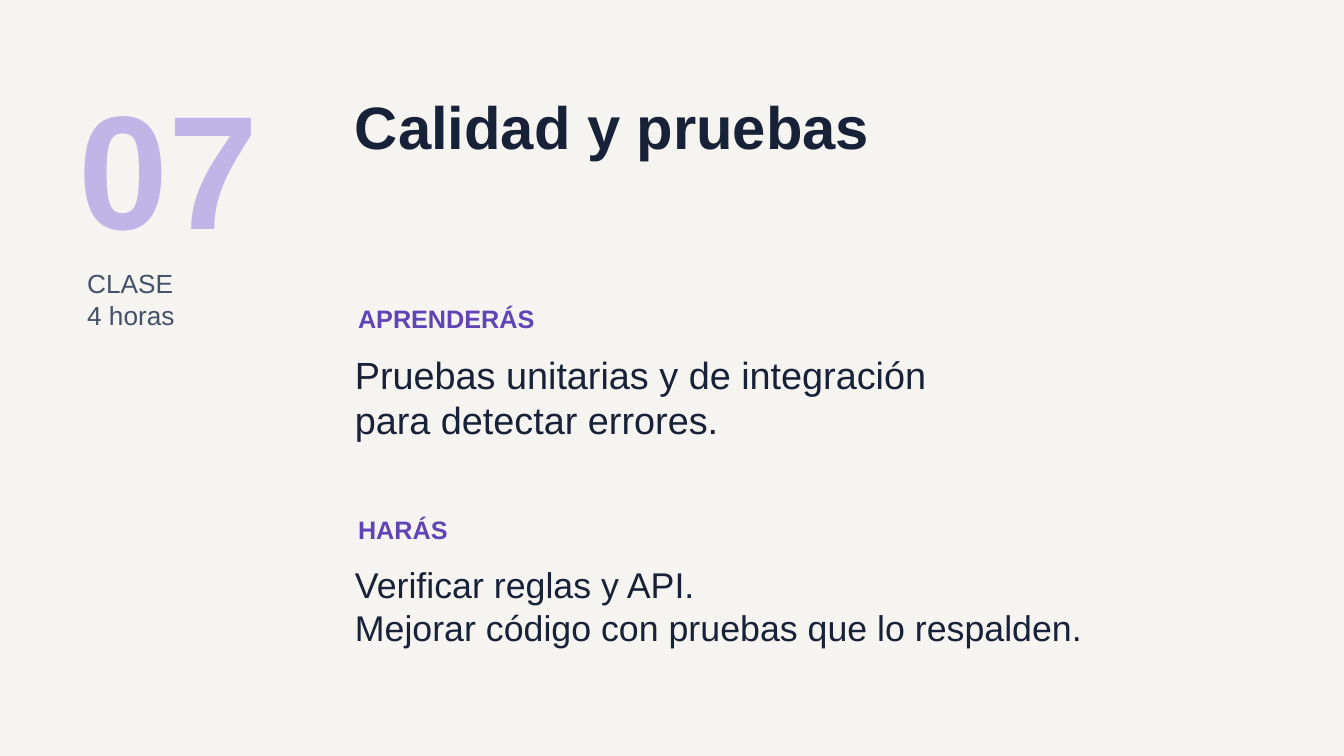
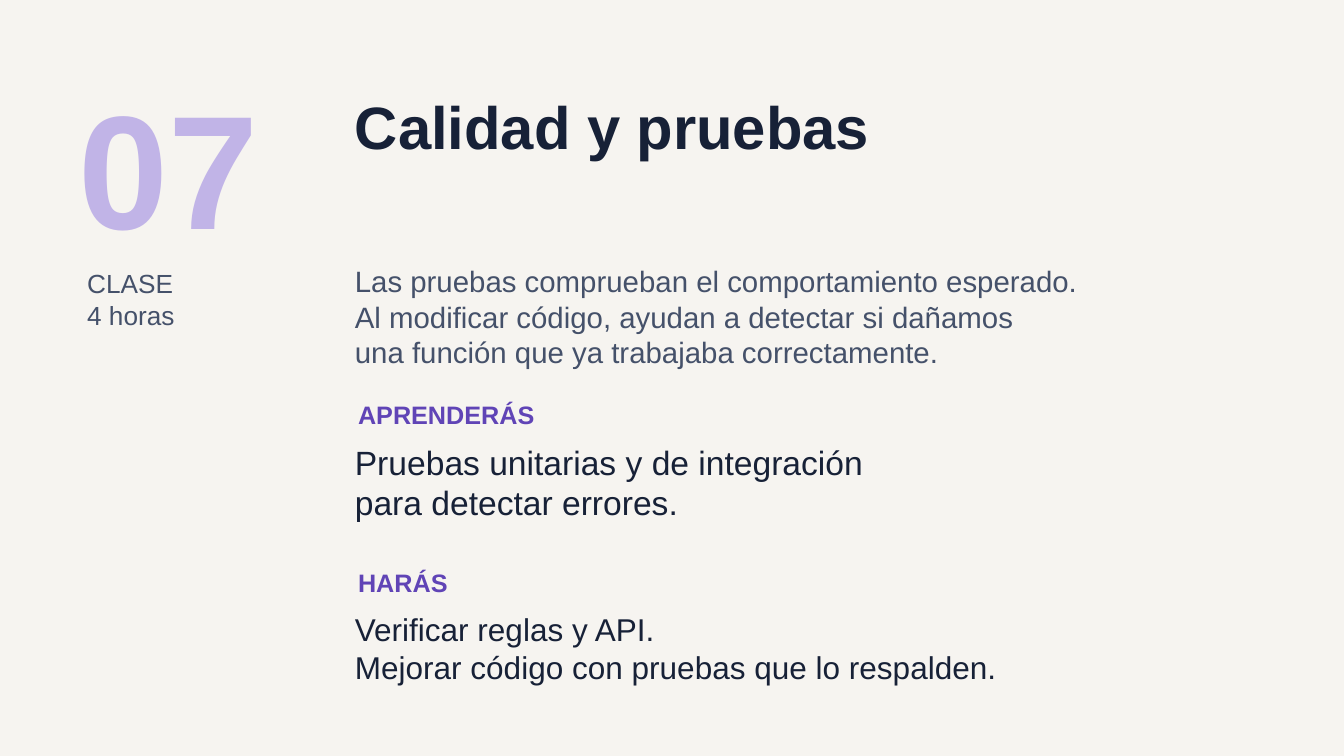
Before and after one commit to ychavez/CursoNETIA, a slide deck: slide 10 of instructor/clases/00-presentacion-alumnos.pptx. Drawn at 1344x756 pixels with LibreOffice and Linux fonts; fonts in the diff are those of the drawing. Boxes give left, top, right and bottom in pixels: in the first picture for what was removed or moved away, otherwise in the second. Text is boxed around its words. In the diff, an @@ line names an element or a change of style, - is before the commit and + after.

```diff
--- a/instructor/clases/00-presentacion-alumnos.pptx
+++ b/instructor/clases/00-presentacion-alumnos.pptx
@@ text added at [355,270,1077,369], 21 pt, text #45516A @@
+Las pruebas comprueban el comportamiento esperado.
+Al modificar código, ayudan a detectar si dañamos
+una función que ya trabajaba correctamente.
@@ text "APRENDERÁS": place and size @@
-text "APRENDERÁS" at [358,308,534,329]
+text "APRENDERÁS" at [358,403,534,425]
@@ text "Pruebas unitarias y de integración": place and size @@
-text "Pruebas unitarias y de integración" at [355,361,926,442]
+text "Pruebas unitarias y de integración" at [355,450,862,522]
@@ text "Pruebas unitarias y de integración" at [355,450,862,522]: size 27 to 24 pt @@
@@ text "HARÁS": place and size @@
-text "HARÁS" at [358,519,448,540]
+text "HARÁS" at [358,571,448,593]
@@ text "Verificar reglas y API.": place and size @@
-text "Verificar reglas y API." at [355,572,1082,648]
+text "Verificar reglas y API." at [355,618,996,685]
@@ text "Verificar reglas y API." at [355,618,996,685]: size 25.5 to 22.5 pt @@
```
Also in this commit, not shown: 9 other slides changed, 1 other file.
